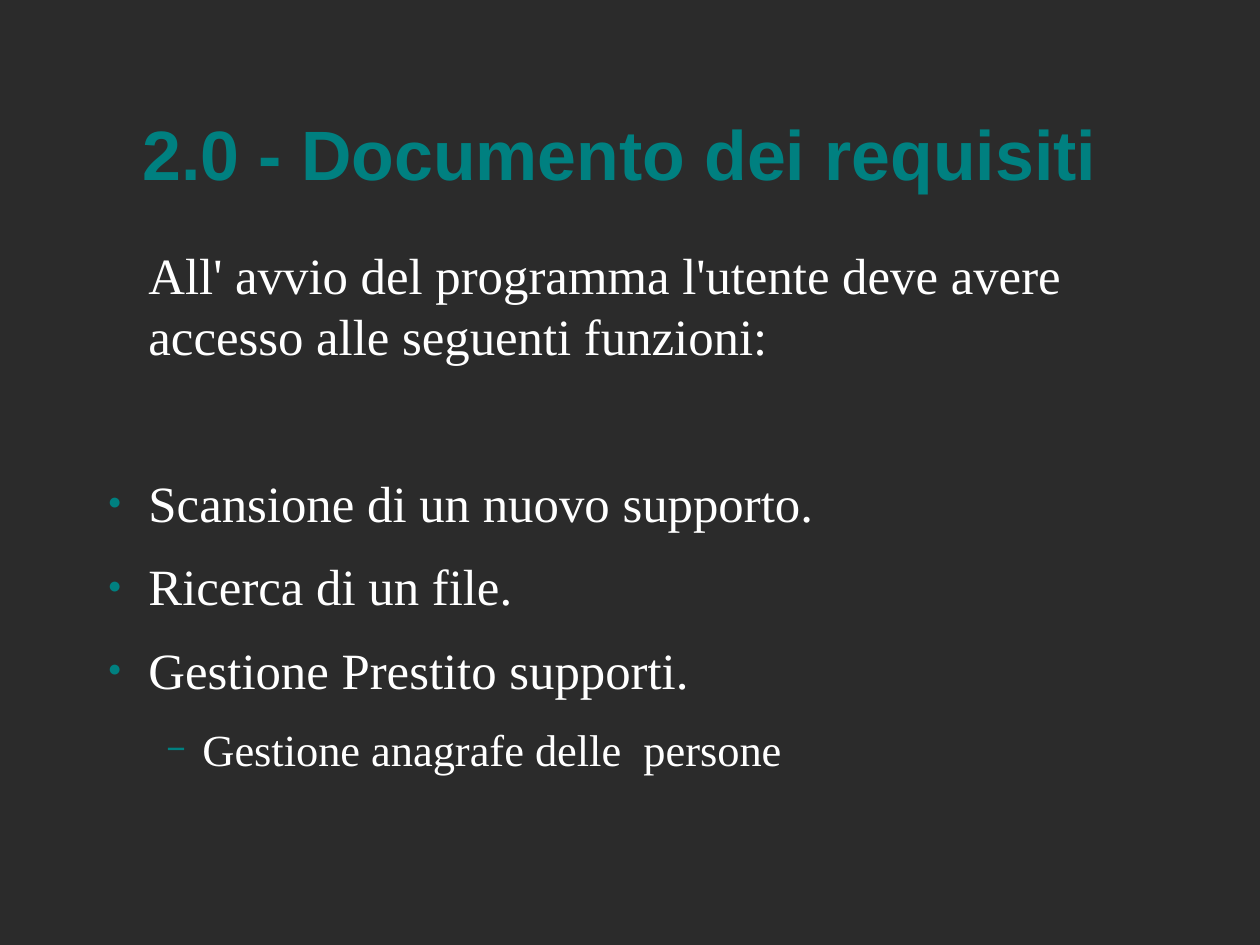
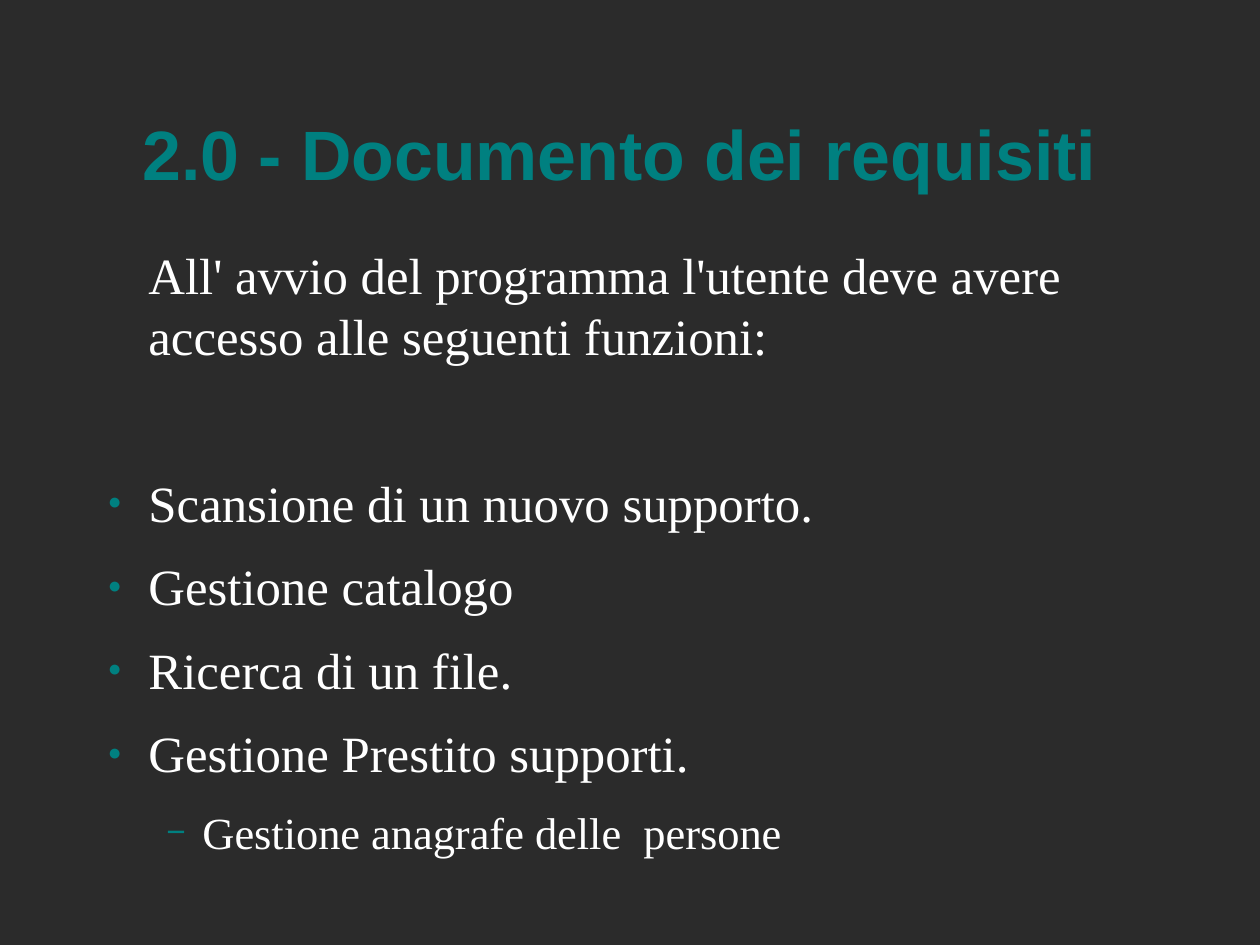
Before and after one commit to Muffo/medialog, a slide deck: slide 5 of presentazione MediaLog.odp. Drawn at 1260x945 pixels with LibreOffice and Linux fonts; fonts in the diff are those of the drawing; background and template pictures are left out; a plain dark background stands for a picture behind light text. Boxes give left, top, right and bottom in pixels: in the first picture for what was removed or moved away, otherwise in the second. Text is boxed around its words. In the diff, an @@ line names an element or a change of style, - is before the commit and + after.

```diff
--- a/presentazione MediaLog.odp
+++ b/presentazione MediaLog.odp
@@ text at bbox=[148, 569, 514, 616]: paragraph added @@
+● Gestione catalogo
```
Also in this commit, not shown: 7 other slides changed, 7 slides added.
